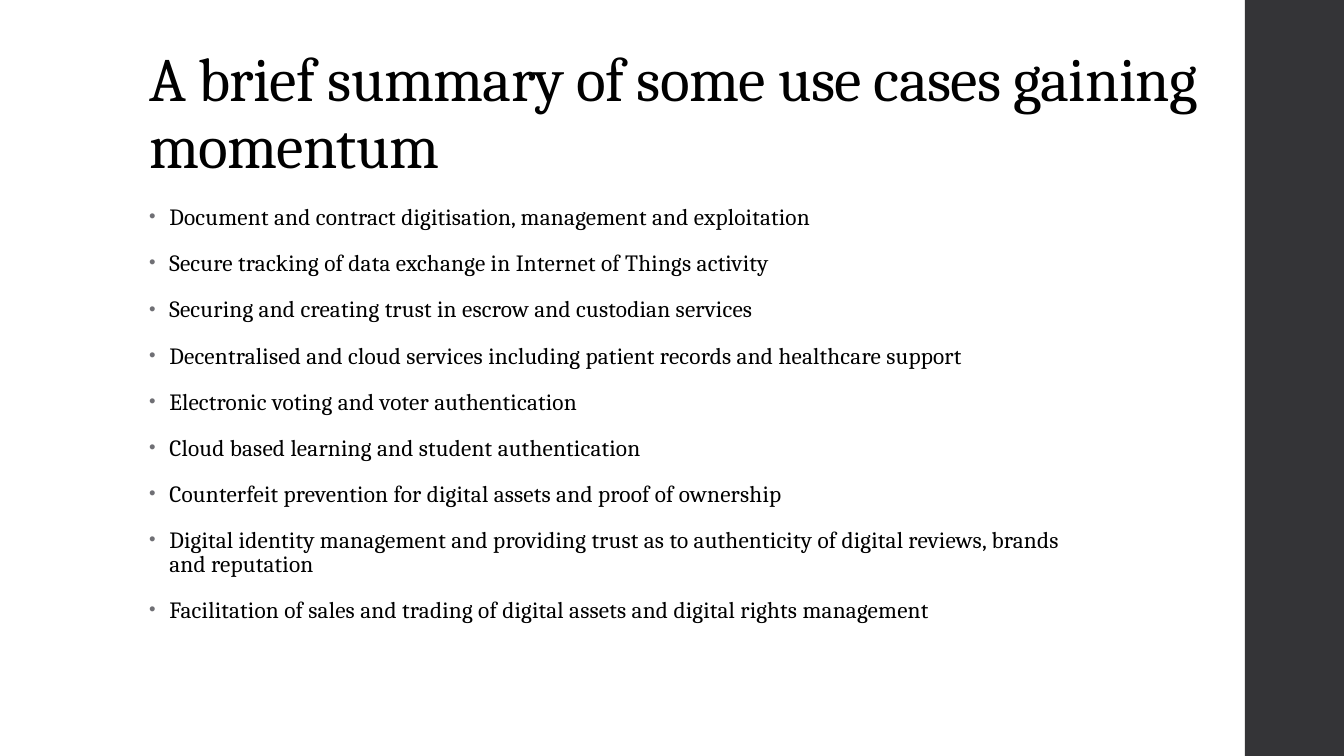
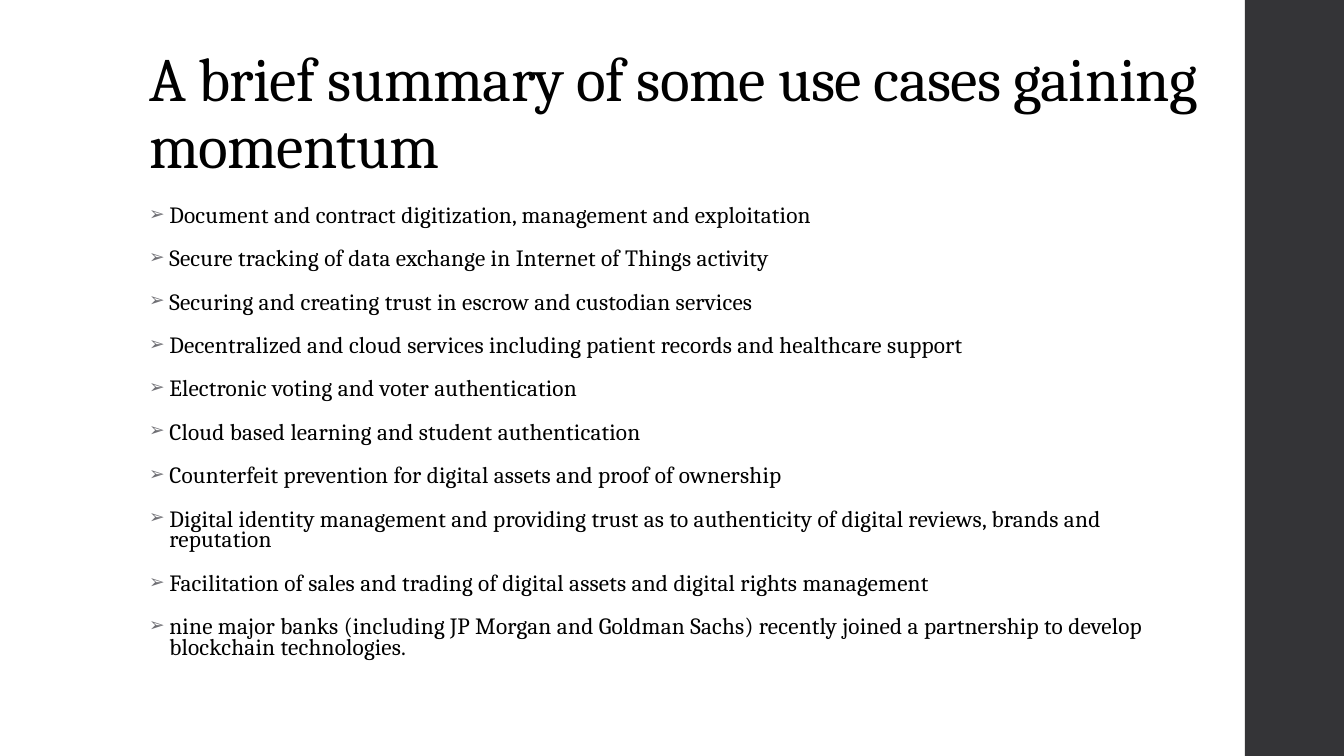
Before and after one commit to niravaga/CS-6650-BSDS-Assignment-3, a slide deck: slide 45 of BlockChain/BlockChain.pptx (slide 39 before the commit). Drawn at 1344x756 pixels with LibreOffice and Linux fonts; fonts in the diff are those of the drawing. Boxes give left, top, right and bottom in pixels: in the first picture for what was removed or moved away, otherwise in the second. Text is boxed around its words. In the diff, an @@ line names an element or a change of style, - is before the commit and + after.

```diff
--- a/BlockChain/BlockChain.pptx
+++ b/BlockChain/BlockChain.pptx
@@ text at (x1=169, y1=207, x2=811, y2=228): text changed @@
-• Document and contract digitisation, management and exploitation
+➢ Document and contract digitization, management and exploitation
@@ text at (x1=169, y1=249, x2=1100, y2=596): bullet • to ➢; line spacing 0.85 to 0.75 @@
@@ text at (x1=169, y1=337, x2=962, y2=358): text changed @@
-• Decentralised and cloud services including patient records and healthcare support
+➢ Decentralized and cloud services including patient records and healthcare support
@@ text at (x1=169, y1=617, x2=1141, y2=660): paragraph added @@
+➢ nine major banks (including JP Morgan and Goldman Sachs) recently joined a partnership to develop blockchain technologies.
```
Also in this commit, not shown: 12 other slides changed, 17 slides added, 9 slides removed.
